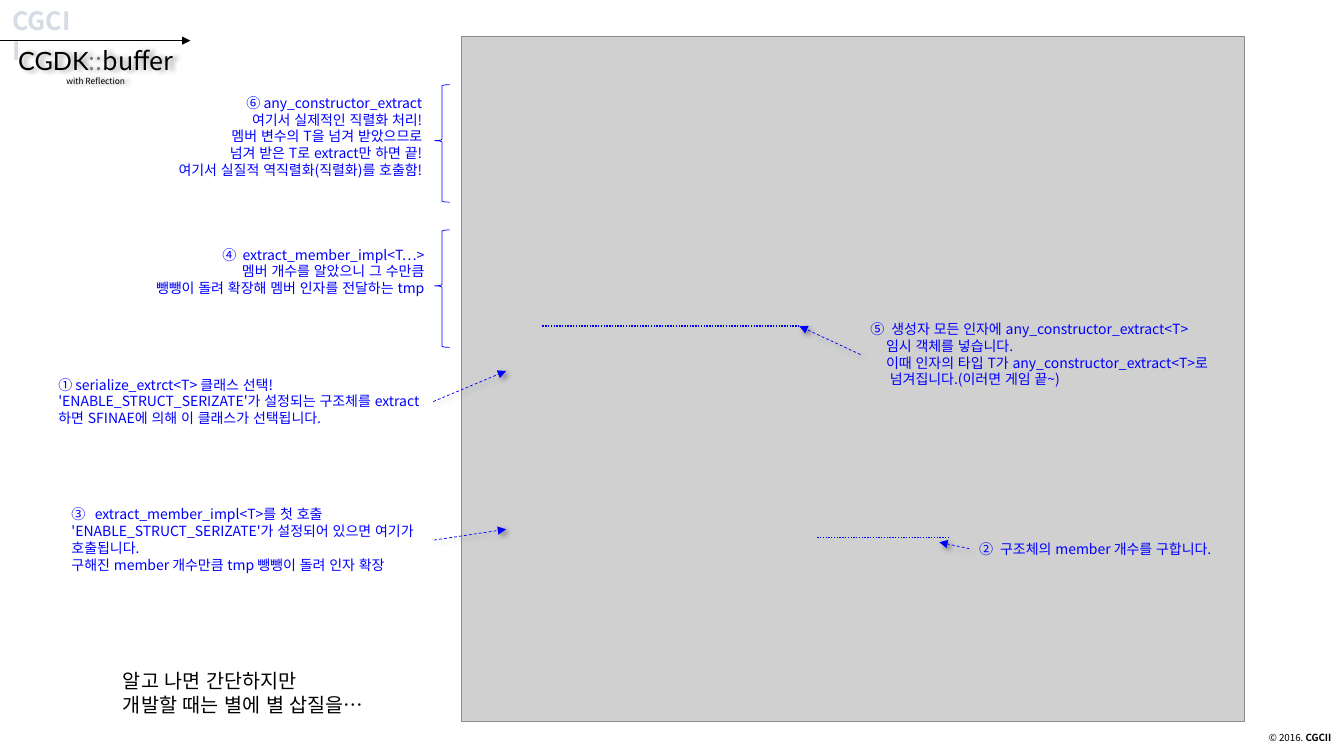
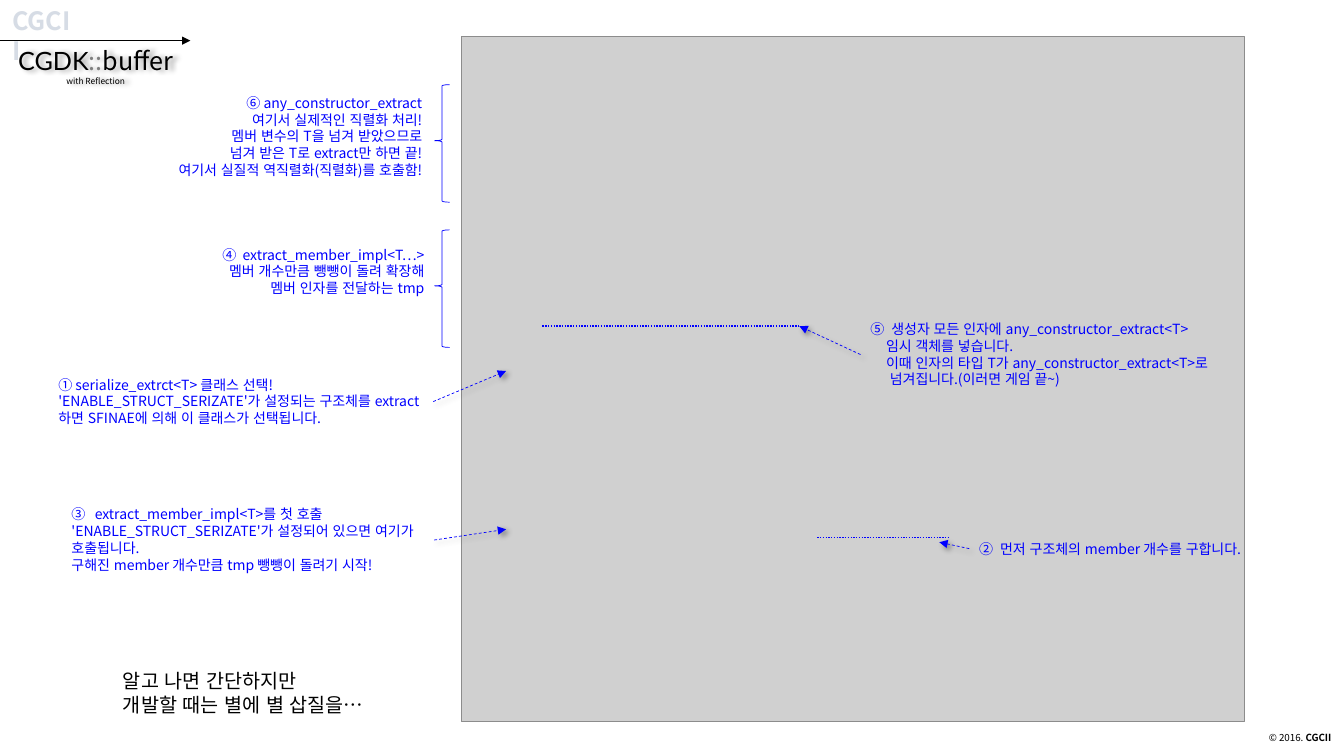
Before and after one commit to CGLabs/CGDK.buffer, a slide deck: slide 89 of C++/document/intruduce_CGDK.buffer.pptx (slide 87 before the commit). Drawn at 1344x756 pixels with LibreOffice and Linux fonts; fonts in the diff are those of the drawing; grey boxes stand for pictures. Boxes give left, top, right and bottom in pixels: in the first picture for what was removed or moved away, otherwise in the second. Text is boxed around its words. In the diff, an @@ line names an element or a change of style, - is before the commit and + after.

```diff
--- a/C++/document/intruduce_CGDK.buffer.pptx
+++ b/C++/document/intruduce_CGDK.buffer.pptx
@@ text at (222,248,425,297): text changed @@
-④ extract_member_impl<T…>
-멤버 개수를 알았으니 그 수만큼
-뺑뺑이 돌려 확장해 멤버 인자를 전달하는 tmp
+④ extract_member_impl<T…>
+멤버 개수만큼 뺑뺑이 돌려 확장해
+멤버 인자를 전달하는 tmp
@@ text at (71,558,372,574): text changed @@
-구해진 member 개수만큼 tmp 뺑뺑이 돌려 인자 확장
+구해진 member 개수만큼 tmp 뺑뺑이 돌려기 시작!
@@ text at (979,542,1241,555): text changed @@
-② 구조체의 member 개수를 구합니다.
+② 먼저 구조체의 member 개수를 구합니다.
```
Also in this commit, not shown: 24 other slides changed, 2 slides added, 1 other file.
